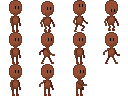
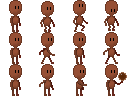
Before/after of a 128×96 layered artwork. What changed in the layer stack:
painted on "Clay Rework" over (105, 64, 123, 96)
added layer "Use Orb" over (105, 64, 127, 96)
